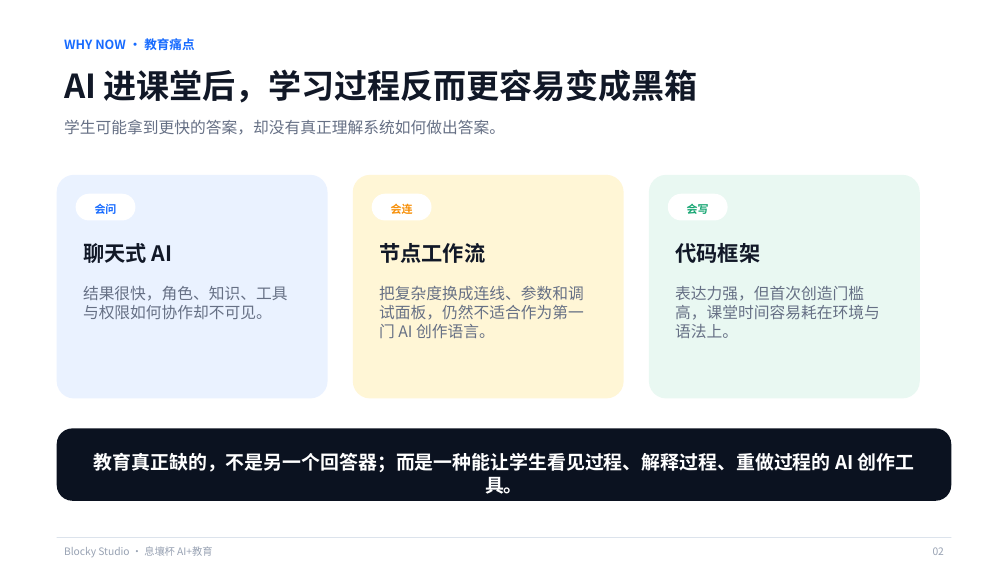
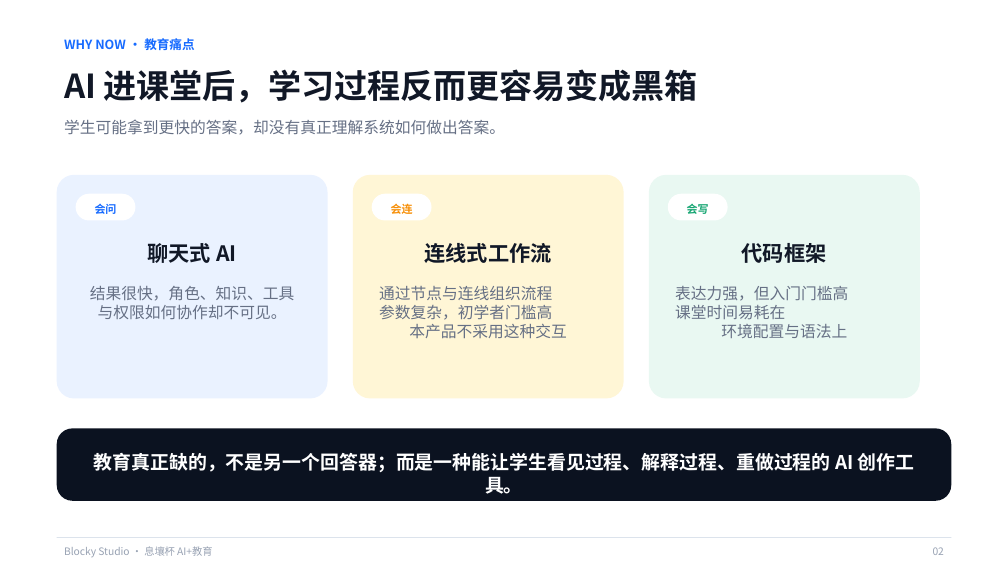
Before and after one commit to q2955161835-debug/Blocky-AI, a slide deck: slide 2 of PPT与商业计划书/Blocky-Studio-息壤杯-AI+教育.pptx. Drawn at 1008x567 pixels with LibreOffice and Linux fonts; fonts in the diff are those of the drawing. Boxes give left, top, right and bottom in pixels: in the first picture for what was removed or moved away, otherwise in the second. Text is boxed around its words. In the diff, an @@ line names an element or a change of style, - is before the commit and + after.

```diff
--- a/PPT与商业计划书/Blocky-Studio-息壤杯-AI+教育.pptx
+++ b/PPT与商业计划书/Blocky-Studio-息壤杯-AI+教育.pptx
@@ alignment left to centre in 3 elements at (147, 243, 237, 263), (90, 286, 295, 319), (742, 243, 827, 263) @@
@@ text at (424, 243, 552, 263): text changed @@
-节点工作流
+连线式工作流
@@ text at (379, 286, 566, 338): text changed @@
-把复杂度换成连线、参数和调试面板，仍然不适合作为第一门 AI 创作语言。
+通过节点与连线组织流程
+参数复杂，初学者门槛高
+本产品不采用这种交互
@@ text at (675, 286, 848, 338): text changed @@
-表达力强，但首次创造门槛高，课堂时间容易耗在环境与语法上。
+表达力强，但入门门槛高
+课堂时间易耗在
+环境配置与语法上
```
Also in this commit, not shown: 1 other slide changed, 1 other file.
